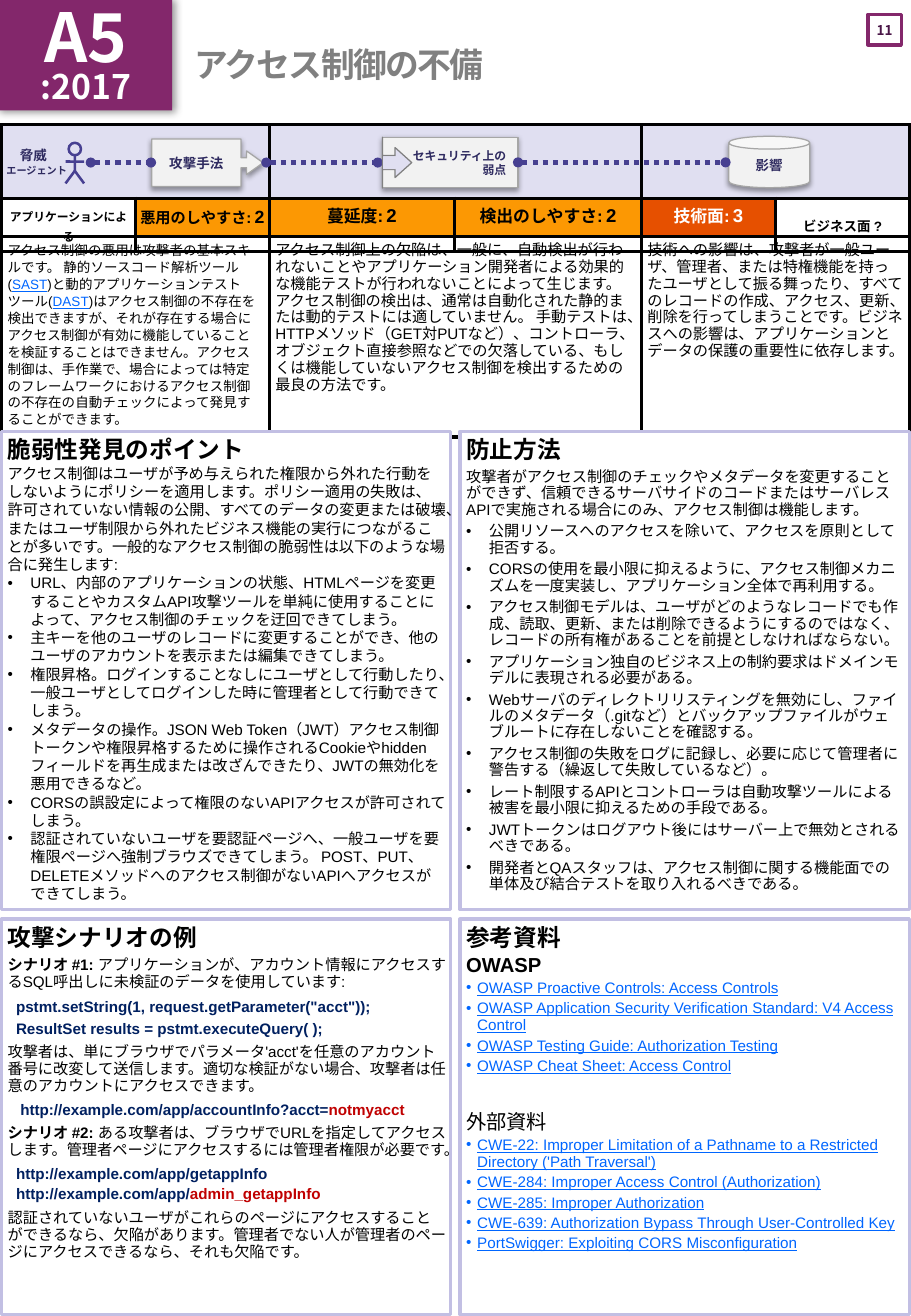
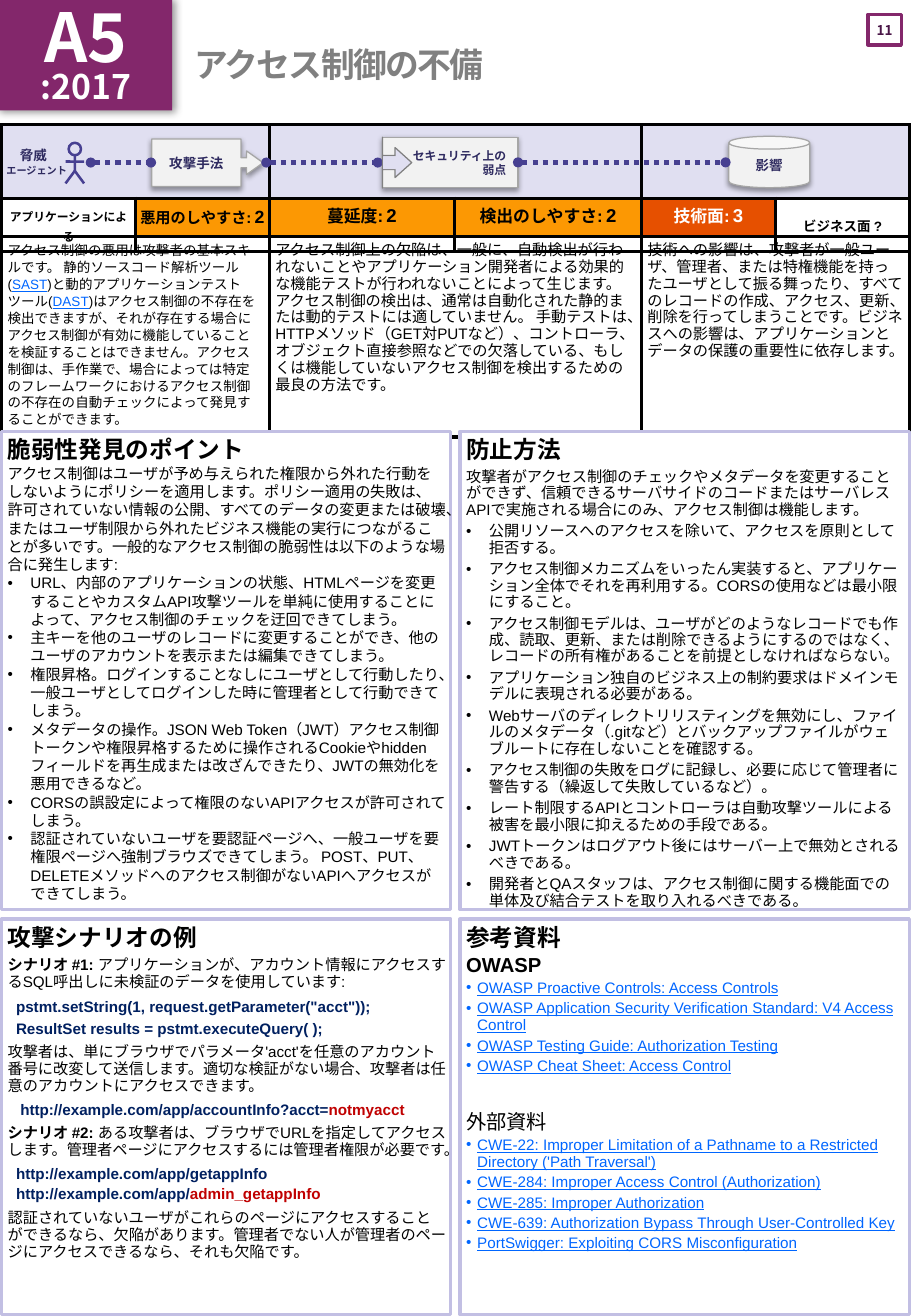
Before and after one commit to OWASP/Top10, a slide deck: slide 12 of 2017/ja/OWASP Top 10-2017(ja).pptx. Drawn at 911x1316 pixels with LibreOffice and Linux fonts; fonts in the diff are those of the drawing. Boxes give left, top, right and bottom in pixels: in the first picture for what was removed or moved away, otherwise in the second. Text is boxed around its words. In the diff, an @@ line names an element or a change of style, - is before the commit and + after.

Commit message:
A1, A2, A5
防止方法の訳がおかしかったので修正。
また、謝辞を追加。

```diff
--- a/2017/ja/OWASP Top 10-2017(ja).pptx
+++ b/2017/ja/OWASP Top 10-2017(ja).pptx
@@ text at (x1=489, y1=561, x2=898, y2=608): text changed @@
-• CORSの使用を最小限に抑えるように、アクセス制御メカニズムを一度実装し、アプリケーション全体で再利用する。
+• アクセス制御メカニズムをいったん実装すると、アプリケーション全体でそれを再利用する。CORSの使用などは最小限にすること。
```
Also in this commit, not shown: 4 other slides changed, 1 other file.
